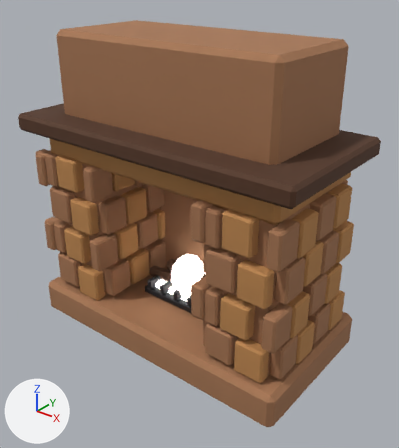
A saved change to the glTF model public/assets/models/prop_fireplace_hearth_a.glb.
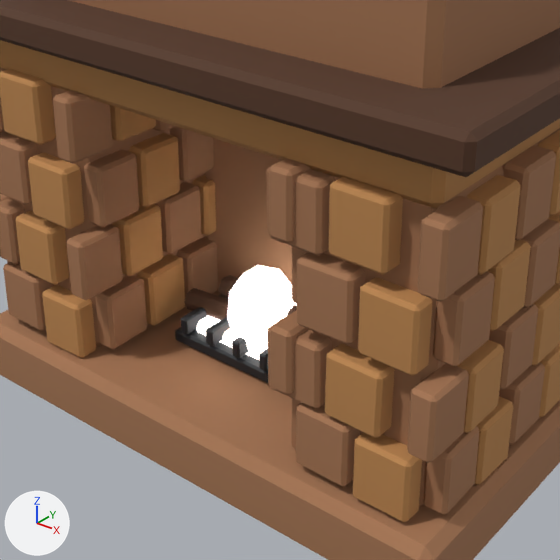
There are two pictures of each version: one whole from a 50 mm camera at (2.616, -3.175, 3.0) aimed at (0.11, -0.042, 1.057), one close up on the part from 14% to 85% of the width and 27% to 90% of the height. Arrows for +X, +Y and +Z are at lower left; the lights stay in place. The older version's two pictures come first. Where no turn or scale is listed for an object, it has been applied to the vertices. Vertices at exactly the same position are counted once.

The first close-up shows 'hearth_arch_lintel', 'hearth_ember_bed', 'hearth_fire_glow', 'hearth_fire_log_0', 'hearth_grate_bar_0'.
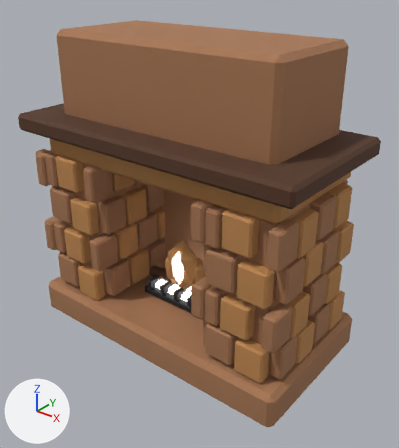
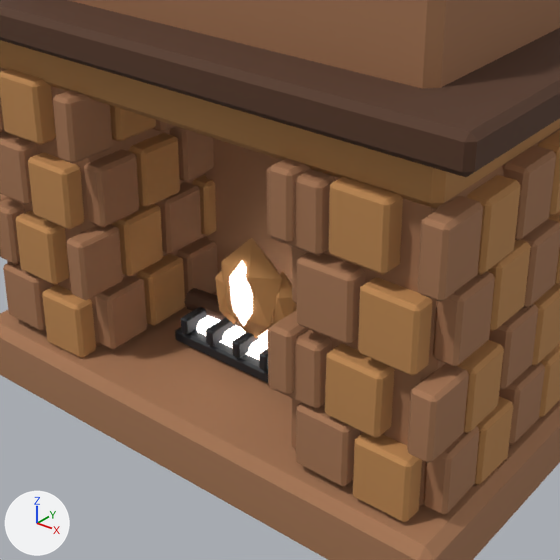
Where the newer file only moved an object's origin or applied its transform, the numbers keep the older frame.

Where the change shows, as pixel boxes [x1, y1, x2, y2] in the close-ups (560 x 560 px):
'hearth_fire_glow', moved, rescaled (mostly hidden afterwards): before [227, 265, 297, 351]; after [258, 330, 268, 339]
'hearth_ember_bed', reshaped: before [197, 316, 266, 360]; after [197, 260, 268, 360]
part 1 of me_hearth_arch_lintel_mesh, added (brown): after [221, 238, 282, 338]
part 2 of me_hearth_arch_lintel_mesh, added: after [215, 271, 236, 324]
part 3 of me_hearth_arch_lintel_mesh, added (brown): after [273, 271, 297, 325]
part 4 of me_hearth_ember_bed_mesh, added: after [229, 260, 253, 326]

Patch to the scene script:
```diff
--- a/public/assets/models/prop_fireplace_hearth_a.glb.py
+++ b/public/assets/models/prop_fireplace_hearth_a.glb.py
@@ me_hearth_arch_lintel_mesh @@
 # used by ob_hearth_arch_lintel; location = (0.0, 0.0, 1.25)
-me_hearth_arch_lintel_mesh.from_pydata(...)  # 2532 vertices, 4648 faces; spans x -1.22..1.22, y -0.65..0.65, z -1.25..1.25
+me_hearth_arch_lintel_mesh.from_pydata(...)  # 2568 vertices, 4708 faces; spans x -1.22..1.22, y -0.65..0.65, z -1.25..1.25
+# me_hearth_arch_lintel_mesh part 1: a new loose piece, an icosphere of 20 faces spanning x -0.16..0.16, y -0.2..-0.04, z -0.84..-0.34, in mat_stone_golden_01
+# me_hearth_arch_lintel_mesh part 2: a new loose piece, an icosphere of 20 faces spanning x -0.21..-0.05, y -0.16..-0.04, z -0.82..-0.5, in mat_stone_golden_01
+# me_hearth_arch_lintel_mesh part 3: a new loose piece, an icosphere of 20 faces spanning x 0.07..0.21, y -0.15..-0.03, z -0.82..-0.46, in mat_stone_golden_01
 me_hearth_arch_lintel_mesh.materials.append(mat_stone_golden_01)
@@ me_hearth_ember_bed_mesh @@
 # used by ob_hearth_ember_bed; location = (0.136, 0.0, 1.237)
-me_hearth_ember_bed_mesh.from_pydata(...)  # 36 vertices, 64 faces; spans x -0.44..0.44, y -0.17..0.17, z -0.9..0.9
+me_hearth_ember_bed_mesh.from_pydata(...)  # 48 vertices, 84 faces; spans x -0.44..0.44, y -0.22..0.18, z -0.9..0.9
+# me_hearth_ember_bed_mesh part 4: a new loose piece, an icosphere of 20 faces spanning x -0.203..-0.069, y -0.218..-0.142, z -0.728..-0.407, in mat_emissive_lantern_01
 me_hearth_ember_bed_mesh.materials.append(mat_emissive_lantern_01)
@@ me_hearth_fire_glow_mesh @@
 # used by ob_hearth_fire_glow; location = (0.0, -0.05, 0.52)
-me_hearth_fire_glow_mesh.from_pydata(...)  # 42 vertices, 80 faces; spans x -0.152..0.152, y -0.16..0.16, z -0.22..0.22
+me_hearth_fire_glow_mesh.from_pydata(...)  # 42 vertices, 80 faces; spans x -0.105..0.105, y -0.11..0.11, z -0.13..0.17
+# me_hearth_fire_glow_mesh part 5: the whole mesh is scaled about its middle by (0.688, 0.688, 0.682), then moved by (0.0, 0.0, 0.02)
 me_hearth_fire_glow_mesh.materials.append(mat_emissive_lantern_01)
```
